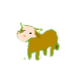
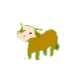
Layer changes from the first 80px x 83px image to the second:
renamed "圖層 2" to "圖層 0", painted on it, masked it over [15, 21, 80, 62]
